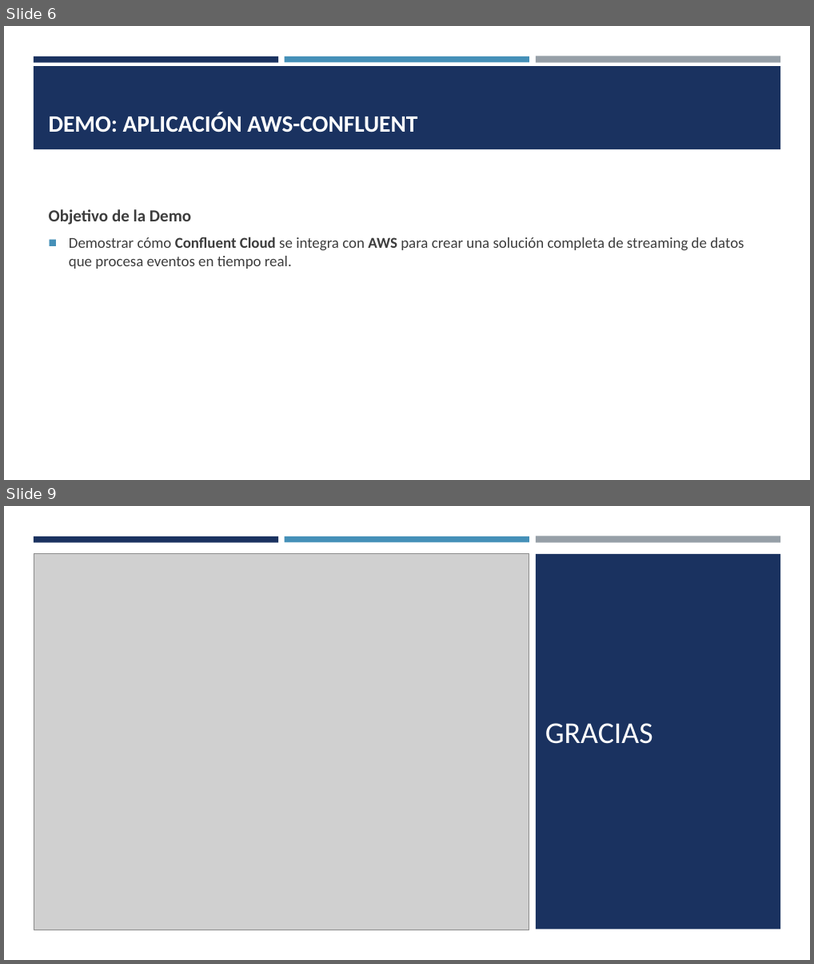
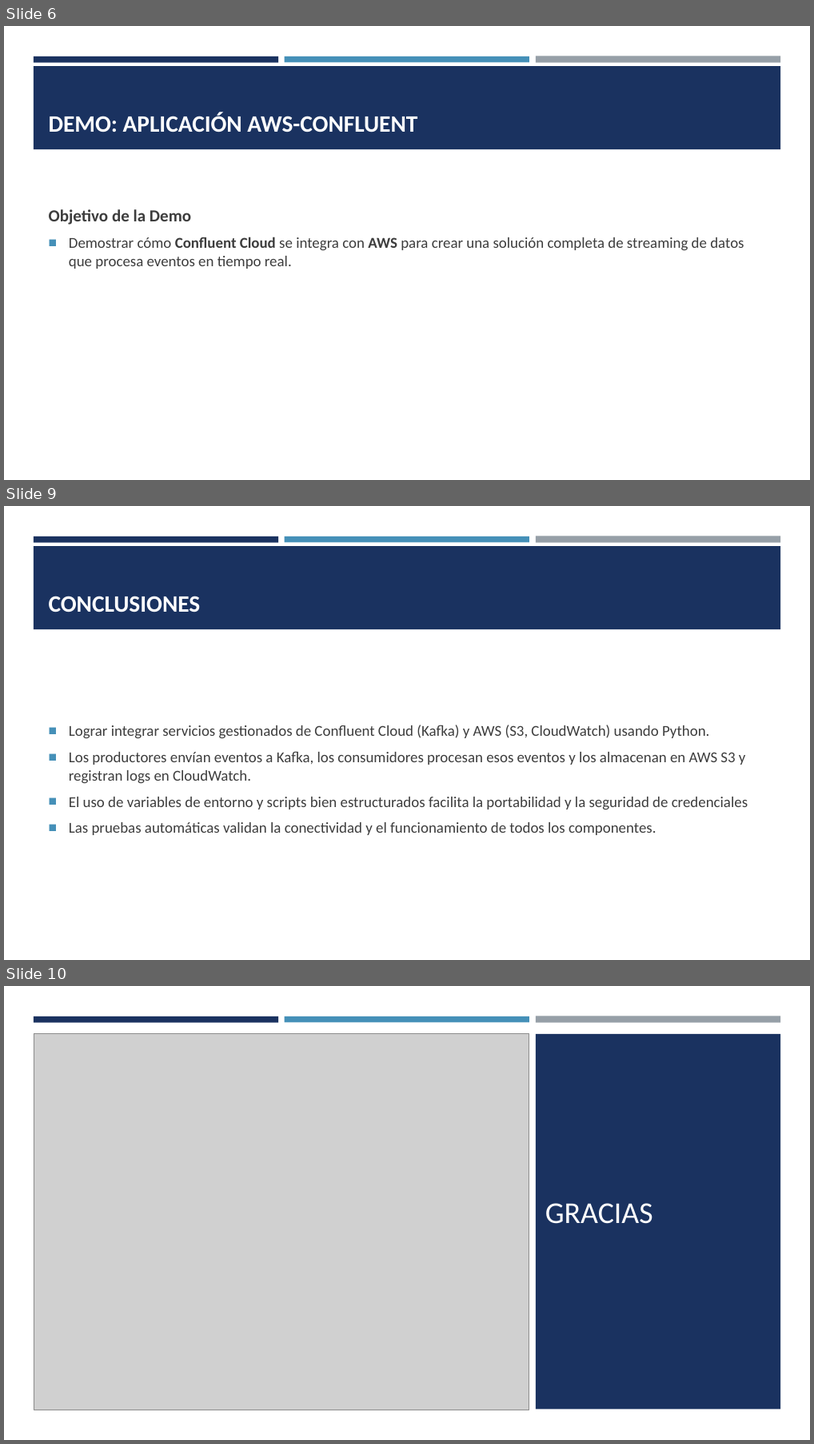
Before and after one commit to VictorSanchezS/AWS-Confluent, a slide deck: Confluent cloud - aws.pptx. Shown one above the other, each under a label of ours: slides 6 and 9 before the commit, slides 6, 9 and 10 after it; the slides between them are not shown. The pictures are 814x964 and 814x1444 pixels, drawn with LibreOffice and Linux fonts; fonts in the diff are those of the drawing; grey boxes stand for pictures. Boxes give left, top, right and bottom in pixels: in the first picture for what was removed or moved away, otherwise in the second. Text is boxed around its words. In the diff, an @@ line names an element or a change of style, - is before the commit and + after.

```diff
--- a/Confluent cloud - aws.pptx
+++ b/Confluent cloud - aws.pptx
@@ slide 9 added at (4,506,810,960), background #FFFFFF; not listed: 4 template elements that a slide beside it also shows @@
@@ title added at (49,596,201,612), 28 pt, text #FFFFFF, bold @@
+CONCLUSIONES
@@ text added at (69,724,748,835), 18 pt, text #3D3D3D @@
+■ Lograr integrar servicios gestionados de Confluent Cloud (Kafka) y AWS (S3, CloudWatch) usando Python.
+■ Los productores envían eventos a Kafka, los consumidores procesan esos eventos y los almacenan en AWS S3 y registran logs en CloudWatch.
+■ El uso de variables de entorno y scripts bien estructurados facilita la portabilidad y la seguridad de credenciales
+■ Las pruebas automáticas validan la conectividad y el funcionamiento de todos los componentes.
@@ what was slide 9 is now slide 10 @@
```
Also in this commit, not shown: 2 slides changed, 8 other files.
